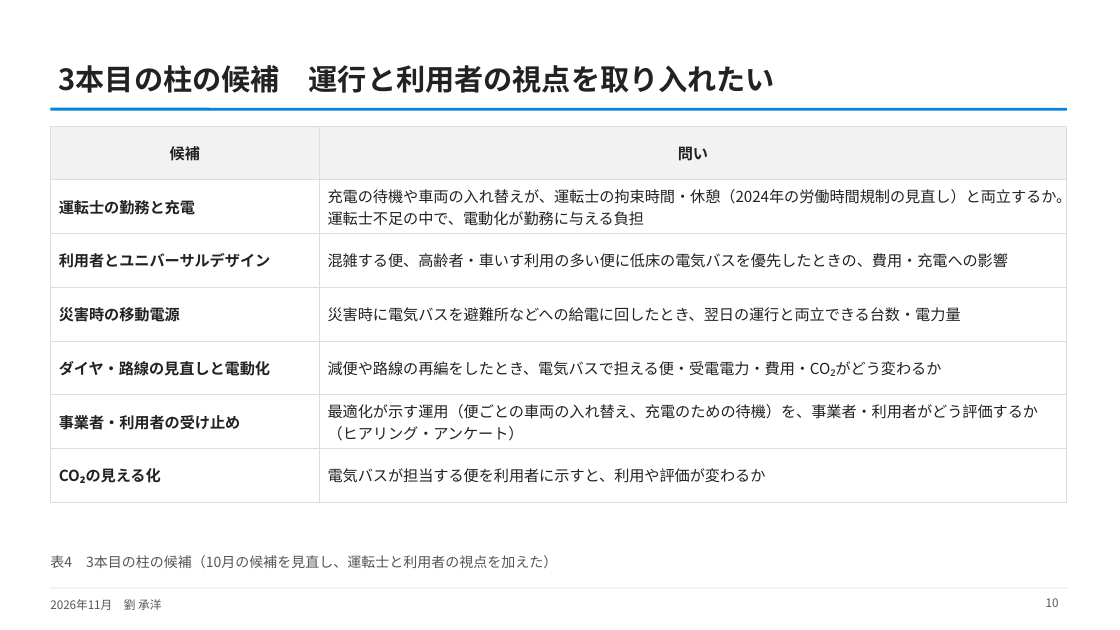
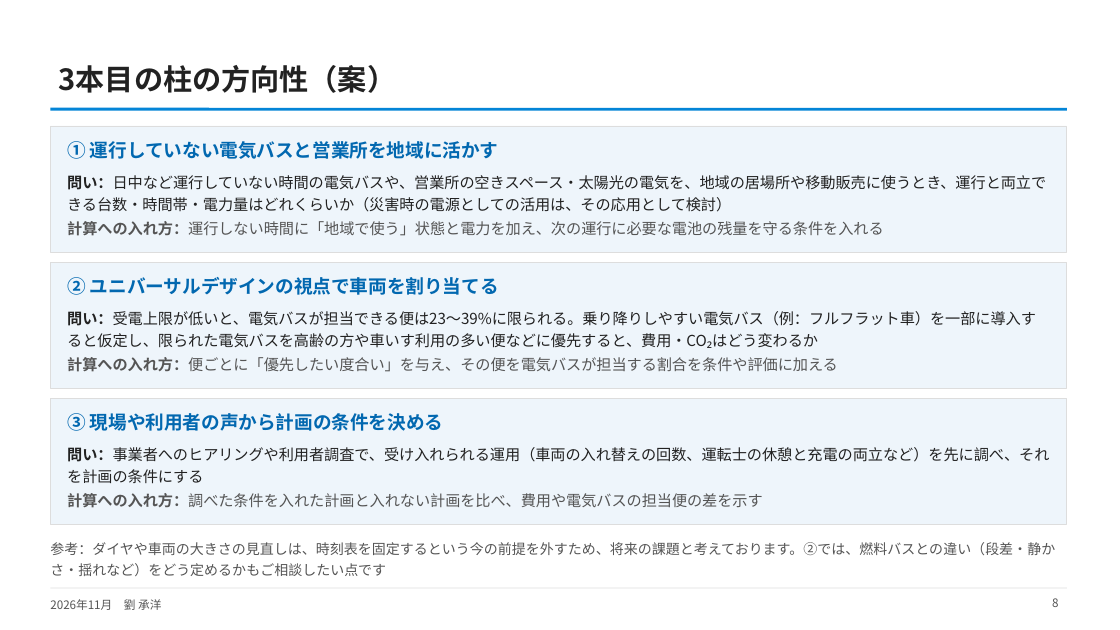
Before and after one commit to CYLIU2003/master-course, a slide deck: slide 8 of outcome/2026-11-16_nishiyama_consult/西山先生へのご相談_最新結果と3本目の柱.pptx (slide 10 before the commit). Drawn at 1120x630 pixels with LibreOffice and Linux fonts; fonts in the diff are those of the drawing. Boxes give left, top, right and bottom in pixels: in the first picture for what was removed or moved away, otherwise in the second. Text is boxed around its words. In the diff, an @@ line names an element or a change of style, - is before the commit and + after.

```diff
--- a/outcome/2026-11-16_nishiyama_consult/西山先生へのご相談_最新結果と3本目の柱.pptx
+++ b/outcome/2026-11-16_nishiyama_consult/西山先生へのご相談_最新結果と3本目の柱.pptx
@@ title at (x1=59, y1=65, x2=397, y2=93): text changed @@
-3本目の柱の候補 運行と利用者の視点を取り入れたい
+3本目の柱の方向性（案）
@@ table removed at (x1=50, y1=126, x2=1067, y2=487), 7 rows, 2 columns @@
-候補 | 問い
-運転士の勤務と充電 | 充電の待機や車両の入れ替えが、運転士の拘束時間・休憩（2024年の労働時間規制の見直し）と両立するか。運転士不足の中で、電動化が勤務に与える負担
-利用者とユニバーサルデザイン | 混雑する便、高齢者・車いす利用の多い便に低床の電気バスを優先したときの、費用・充電への影響
-災害時の移動電源 | 災害時に電気バスを避難所などへの給電に回したとき、翌日の運行と両立できる台数・電力量
-ダイヤ・路線の見直しと電動化 | 減便や路線の再編をしたとき、電気バスで担える便・受電電力・費用・CO₂がどう変わるか
-事業者・利用者の受け止め | 最適化が示す運用（便ごとの車両の入れ替え、充電のための待機）を、事業者・利用者がどう評価するか（ヒアリング・アンケート）
-CO₂の見える化 | 電気バスが担当する便を利用者に示すと、利用や評価が変わるか
@@ rectangle added at (x1=50, y1=126, x2=1067, y2=252), fill #EEF5FB, outline #DDDDDD 0.75 pt @@
@@ text added at (x1=67, y1=141, x2=499, y2=159), 16 pt, text #0268B0, bold @@
+① 運行していない電気バスと営業所を地域に活かす
@@ text added at (x1=67, y1=175, x2=1046, y2=236), 13 pt, text #222222 @@
+問い：日中など運行していない時間の電気バスや、営業所の空きスペース・太陽光の電気を、地域の居場所や移動販売に使うとき、運行と両立できる台数・時間帯・電力量はどれくらいか（災害時の電源としての活用は、その応用として検討）
+計算への入れ方：運行しない時間に「地域で使う」状態と電力を加え、次の運行に必要な電池の残量を守る条件を入れる
@@ rectangle added at (x1=50, y1=262, x2=1067, y2=388), fill #EEF5FB, outline #DDDDDD 0.75 pt @@
@@ text added at (x1=67, y1=277, x2=499, y2=295), 16 pt, text #0268B0, bold @@
+② ユニバーサルデザインの視点で車両を割り当てる
@@ text added at (x1=67, y1=311, x2=1036, y2=372), 13 pt, text #222222 @@
+問い：受電上限が低いと、電気バスが担当できる便は23〜39%に限られる。乗り降りしやすい電気バス（例：フルフラット車）を一部に導入すると仮定し、限られた電気バスを高齢の方や車いす利用の多い便などに優先すると、費用・CO₂はどう変わるか
+計算への入れ方：便ごとに「優先したい度合い」を与え、その便を電気バスが担当する割合を条件や評価に加える
@@ rectangle added at (x1=50, y1=398, x2=1067, y2=524), fill #EEF5FB, outline #DDDDDD 0.75 pt @@
@@ text added at (x1=67, y1=413, x2=443, y2=431), 16 pt, text #0268B0, bold @@
+③ 現場や利用者の声から計画の条件を決める
@@ text added at (x1=67, y1=447, x2=1049, y2=508), 13 pt, text #222222 @@
+問い：事業者へのヒアリングや利用者調査で、受け入れられる運用（車両の入れ替えの回数、運転士の休憩と充電の両立など）を先に調べ、それを計画の条件にする
+計算への入れ方：調べた条件を入れた計画と入れない計画を比べ、費用や電気バスの担当便の差を示す
@@ text removed at (x1=50, y1=555, x2=557, y2=568) @@
-表4 3本目の柱の候補（10月の候補を見直し、運転士と利用者の視点を加えた）
@@ text added at (x1=50, y1=542, x2=1055, y2=576), 12 pt, text #555555 @@
+参考：ダイヤや車両の大きさの見直しは、時刻表を固定するという今の前提を外すため、将来の課題と考えております。②では、燃料バスとの違い（段差・静かさ・揺れなど）をどう定めるかもご相談したい点です
@@ page number at (x1=1052, y1=598, x2=1058, y2=607): text changed @@
-10
+8
```
Also in this commit, not shown: 10 other slides changed, 3 slides added, 1 slide removed, 2 other files.
